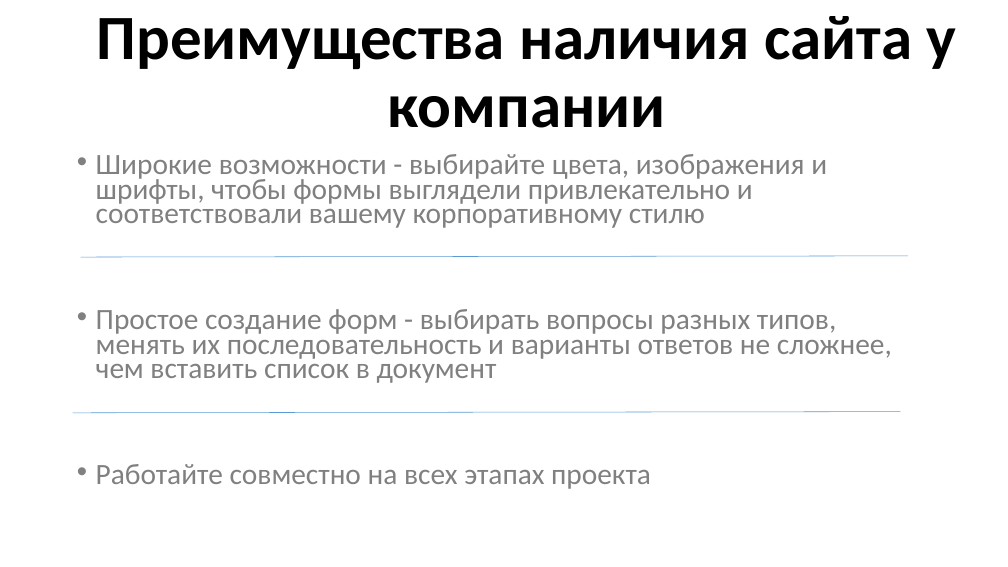
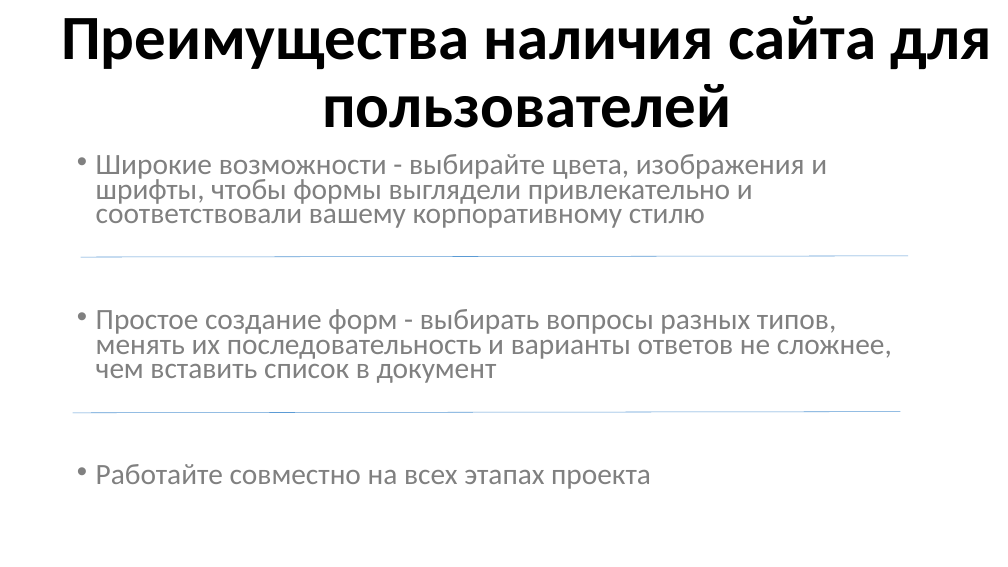
Before and after one commit to huggegg/kursa4, a slide deck: slide 4 of документы курсовой/проект.pptx. Drawn at 1008x567 pixels with LibreOffice and Linux fonts; fonts in the diff are those of the drawing. Boxes give left, top, right and bottom in pixels: in the first picture for what was removed or moved away, otherwise in the second. Text is boxed around its words. In the diff, an @@ line names an element or a change of style, - is before the commit and + after.

```diff
--- a/документы курсовой/проект.pptx
+++ b/документы курсовой/проект.pptx
@@ title at (61, 16, 992, 128): text changed @@
-Преимущества наличия сайта у компании
+Преимущества наличия сайта для пользователей
```
Also in this commit, not shown: 4 other slides changed, 3 slides added, 1 other file.
